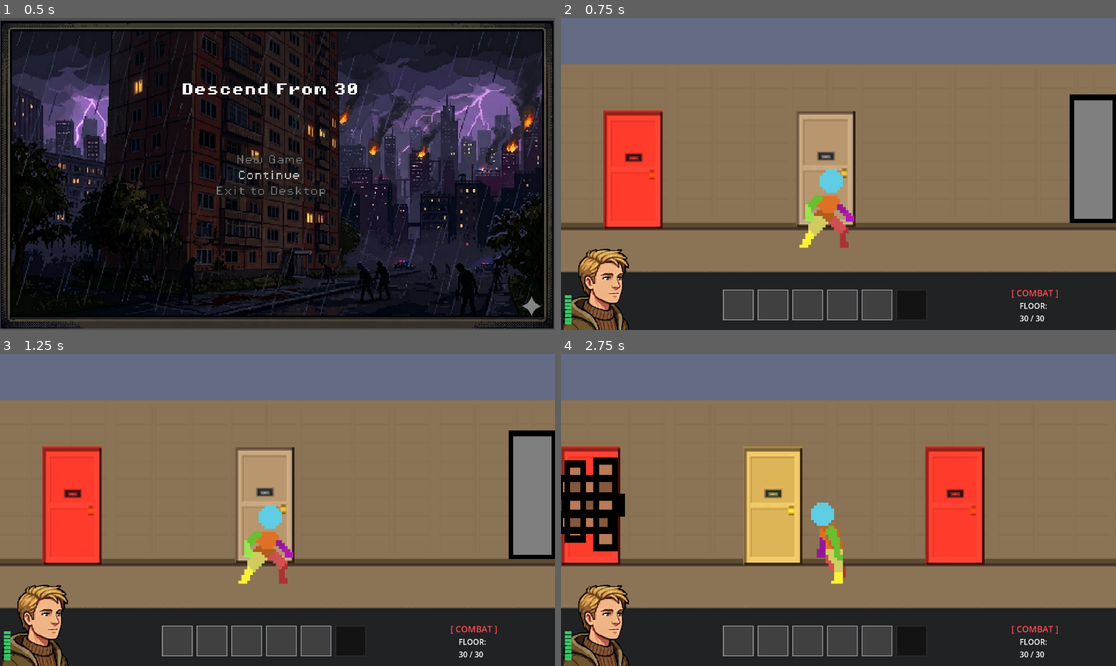
Above: before the commit, frames 1-4 (two rows, left to right).
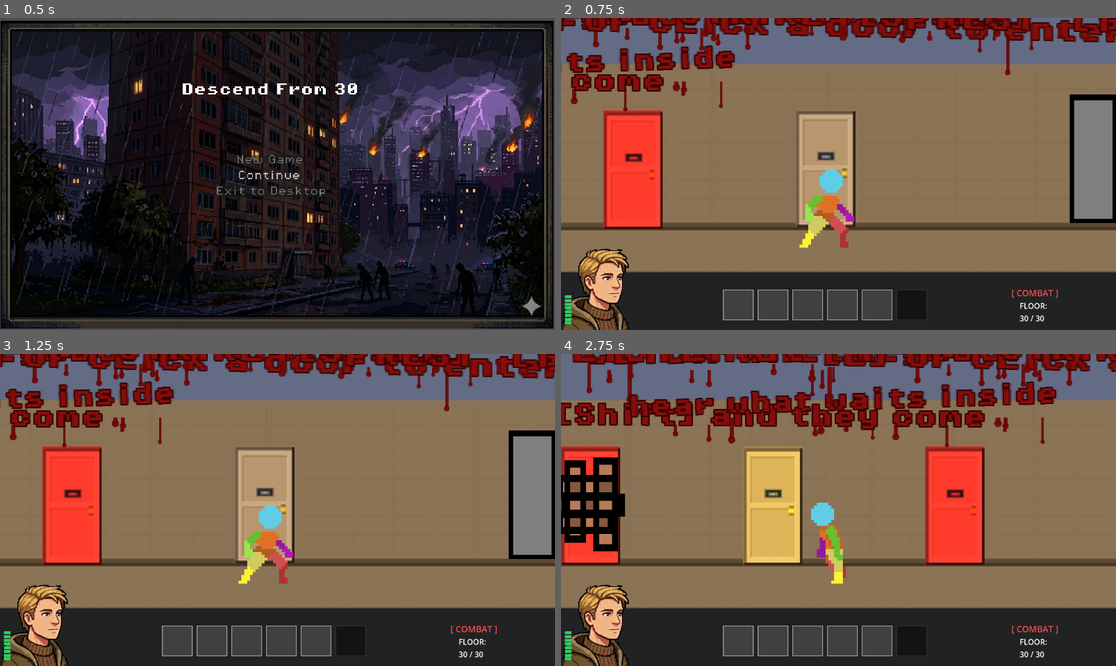
Above: after the commit, the same moments.

Repository: AdenHogan/descend-from-30
Game: Godot game, scene res://scenes/title_screen.tscn
The game is run twice, just before and just after one commit, with the same random seed, the same clock (stepped at 60 frames per second) and the same inputs.
Inputs (mouse positions are in pixels of both pictures, inside the frame that each line leads up to):
- Up to frame 1 (0.5 s): no input
- Up to frame 2 (0.75 s): click (832, 158) at 0.5 s
- Up to frame 3 (1.25 s): no input
- Up to frame 4 (2.75 s): tap A at 1.25, 2 s; drag from (633, 506) to (894, 441) at 1.27 s; drag from (616, 506) to (794, 506) at 2.02 s

Frame 1 is identical in both runs. In frame 2, 7.5% of the frame differs, in the area x 0-100%, y 0-31%; in frame 3, 7.5%; in frame 4, 11%.

Commit message:
Diegetic Floor-30 tutorial: control hints scrawled in blood on the walls
Replaces the GDD's popup-box tutorial with in-world text (much more in
keeping with the game): blood_text.gd renders a styled blood-red Label
with a hand-scrawled tilt and procedurally drawn drips/beads under the
letters. tutorial_hints.gd holds the placement data and pulls key names
LIVE from SettingsManager, so a rebind is reflected on the wall (e.g.
'STRIKE [Space]' becomes whatever you bound attack to).

Hallway hints (move / run-is-loud / listen-at-doors / enter / strike +
stance / rest) spawn on the corridor walls; room hints (search / push /
heal) spawn inside the tutorial apartments. Both gated to is_first_run
(+ Floor 30 / tutorial apartment), so runs 2-3 stay clean.

New tests/tutorial_test.tscn (hint data + resolved key bindings, blood
text builds label + drips, spawn count); all eight suites green.

Co-Authored-By: Claude Fable 5 <noreply@anthropic.com>
Claude-Session: https://claude.ai/code/session_018G5NCP3m9WbvqqpohXSrqQ

Diff:
--- /dev/null
+++ b/scripts/blood_text.gd
@@ -0,0 +1,59 @@
+extends Node2D
+
+# Diegetic tutorial text scrawled on the walls in blood (Floor 30, first run).
+# A styled Label plus procedurally drawn drips so it reads as hand-smeared
+# rather than a UI popup. Call setup() before adding to the tree.
+
+const BLOOD = Color(0.52, 0.05, 0.04, 1.0)
+const BLOOD_DARK = Color(0.20, 0.01, 0.01, 1.0)
+const DRIP = Color(0.42, 0.03, 0.02, 0.92)
+
+var text: String = ""
+var font_size: int = 20
+var _label: Label = null
+var _drips: Array = []
+var _width: float = 0.0
+
+
+func setup(t: String, size: int = 20) -> void:
+	text = t
+	font_size = size
+
+
+func _ready() -> void:
+	z_index = 1
+	var font = load("res://assets/fonts/PixelOperator8-Bold.ttf")
+	_label = Label.new()
+	_label.text = text
+	if font != null:
+		_label.add_theme_font_override("font", font)
+	_label.add_theme_font_size_override("font_size", font_size)
+	_label.add_theme_color_override("font_color", BLOOD)
+	_label.add_theme_color_override("font_outline_color", BLOOD_DARK)
+	_label.add_theme_constant_override("outline_size", 4)
+	# Slight hand-scrawled tilt, seeded off the text so it's stable per hint.
+	var rng = RandomNumberGenerator.new()
+	rng.seed = hash(text)
+	_label.rotation = deg_to_rad(rng.randf_range(-2.5, 2.5))
+	_label.position = Vector2.ZERO
+	add_child(_label)
+	await get_tree().process_frame
+	_width = _label.size.x
+	# Drips fall from under the letters — a few long, several short.
+	var count = max(2, int(_width / 45.0))
+	for i in range(count):
+		_drips.append({
+			"x": rng.randf() * _width,
+			"len": rng.randf_range(5.0, 30.0) if rng.randf() < 0.4 else rng.randf_range(3.0, 10.0),
+			"wd": rng.randf_range(1.5, 3.2),
+		})
+	queue_redraw()
+
+
+func _draw() -> void:
+	var base_y = float(font_size) * 1.0
+	for d in _drips:
+		var start = Vector2(d["x"], base_y)
+		var end = Vector2(d["x"], base_y + d["len"])
+		draw_line(start, end, DRIP, d["wd"])
+		draw_circle(end, d["wd"] * 0.85, DRIP)  # bead at the tip
--- a/scripts/hallway.gd
+++ b/scripts/hallway.gd
@@ -30,6 +30,11 @@
 
 	_spawn_corpses(30)
 	_spawn_world_drops(30)
+
+	# Diegetic tutorial: control hints scrawled in blood on the corridor walls,
+	# first run only (docs/GAME_DESIGN_DOC — replaces popup prompts).
+	if WorldState.is_first_run:
+		TutorialHints.spawn(self, TutorialHints.hallway_hints())
 
 func _spawn_corpses(floor_num: int) -> void:
 	var scene_path = get_tree().current_scene.scene_file_path
--- a/scripts/room.gd
+++ b/scripts/room.gd
@@ -114,6 +114,11 @@
 		player.global_position = Vector2(WorldState.saved_player_x, WorldState.saved_player_y)
 		WorldState.saved_player_x = 0.0
 		WorldState.saved_player_y = 0.0
+
+	# Blood-scrawled hints inside the first tutorial apartments (search / push
+	# / heal). First run + tutorial apartment only; 3003 is where combat begins.
+	if WorldState.is_first_run and TUTORIAL_SCENES.has(apartment_id):
+		TutorialHints.spawn(self, TutorialHints.room_hints())
 
 	var is_paradise = WorldState.is_paradise_apartment(apartment_id)
 	var interactable_script = load("res://scripts/interactable.gd")
--- /dev/null
+++ b/scripts/tutorial_hints.gd
@@ -0,0 +1,41 @@
+extends Node
+class_name TutorialHints
+
+# Floor-30 first-run tutorial: control hints scrawled in blood on the walls
+# (diegetic — no popup boxes). Key names are pulled live from SettingsManager
+# so a rebind shows the player's actual key. Positions are constants tuned in
+# the editor; gating (first run + floor 30) is the caller's job.
+
+static func _key(action: String) -> String:
+	return SettingsManager.binding_label(action)
+
+
+# [x, y, text, font_size]. Placed on the corridor wall above the doors.
+static func hallway_hints() -> Array:
+	return [
+		[170, 250, "MOVE   A · D   or CLICK where you run", 20],
+		[150, 292, "they hear you. RUN [%s] and they come" % _key("sprint"), 16],
+		[430, 246, "LISTEN at the doors — hold [%s]" % _key("listen"), 20],
+		[470, 288, "hear what waits inside", 15],
+		[600, 250, "[%s] or CLICK a door to enter" % _key("interact"), 18],
+		[726, 246, "STRIKE  [%s]     stance  [%s]" % [_key("attack"), _key("mode_toggle")], 18],
+		[905, 250, "REST  [%s]  while you still can" % _key("rest"), 18],
+	]
+
+
+# Hints inside the first tutorial apartments.
+static func room_hints() -> Array:
+	return [
+		[240, 250, "SEARCH the marks — CLICK them", 18],
+		[560, 250, "PUSH it off you  [%s]" % _key("push"), 18],
+		[400, 292, "HEAL before the grey takes you", 15],
+	]
+
+
+static func spawn(parent: Node, hints: Array) -> void:
+	var scene = load("res://scripts/blood_text.gd")
+	for h in hints:
+		var node = scene.new()
+		node.setup(h[2], h[3])
+		node.position = Vector2(h[0], h[1])
+		parent.add_child(node)
--- /dev/null
+++ b/tests/tutorial_test.gd
@@ -0,0 +1,58 @@
+extends Node
+
+# Headless test for the Floor-30 blood-text tutorial hints.
+# Run:  godot --headless res://tests/tutorial_test.tscn
+
+var failures: int = 0
+
+
+func check(cond: bool, label: String) -> void:
+	if cond:
+		print("  PASS  ", label)
+	else:
+		failures += 1
+		print("  FAIL  ", label)
+
+
+func _ready() -> void:
+	print("=== tutorial hints test ===")
+	_test_hint_data()
+	await _test_blood_text_builds()
+	_test_spawn()
+	print("=== %s (%d failures) ===" % ["FAILED" if failures > 0 else "ALL PASSED", failures])
+	get_tree().quit(1 if failures > 0 else 0)
+
+
+func _test_hint_data() -> void:
+	print("[hint data]")
+	var hall = TutorialHints.hallway_hints()
+	var room = TutorialHints.room_hints()
+	check(hall.size() >= 5, "several hallway hints (%d)" % hall.size())
+	check(room.size() >= 2, "room hints present (%d)" % room.size())
+	# Live key labels are interpolated in (no leftover format tokens).
+	var joined = ""
+	for h in hall:
+		joined += h[2]
+	check(not joined.contains("%s"), "key placeholders resolved to real bindings")
+	check(joined.contains(SettingsManager.binding_label("listen")), "listen key appears in the hints")
+
+
+func _test_blood_text_builds() -> void:
+	print("[blood text]")
+	var bt = load("res://scripts/blood_text.gd").new()
+	bt.setup("MOVE  A · D", 20)
+	add_child(bt)
+	await get_tree().process_frame
+	await get_tree().process_frame
+	check(bt._label != null and bt._label.text == "MOVE  A · D", "blood text builds its label")
+	check(bt._drips.size() > 0, "drips generated under the text")
+	bt.queue_free()
+
+
+func _test_spawn() -> void:
+	print("[spawn]")
+	var holder = Node2D.new()
+	add_child(holder)
+	TutorialHints.spawn(holder, TutorialHints.hallway_hints())
+	check(holder.get_child_count() == TutorialHints.hallway_hints().size(), "spawn adds one node per hint")
+	holder.queue_free()
--- /dev/null
+++ b/tests/tutorial_test.tscn
@@ -0,0 +1,6 @@
+[gd_scene load_steps=2 format=3 uid="uid://c68j8rv2vs18b"]
+
+[ext_resource type="Script" uid="uid://bgu24d7sd292f" path="res://tests/tutorial_test.gd" id="1_tut"]
+
+[node name="TutorialTest" type="Node"]
+script = ExtResource("1_tut")
Not shown, added: scripts/blood_text.gd.uid
Not shown, added: scripts/tutorial_hints.gd.uid
Not shown, added: tests/tutorial_test.gd.uid
Not shown, changed: CLAUDE.md
Not shown, changed: docs/GAME_DESIGN_DOC.md
